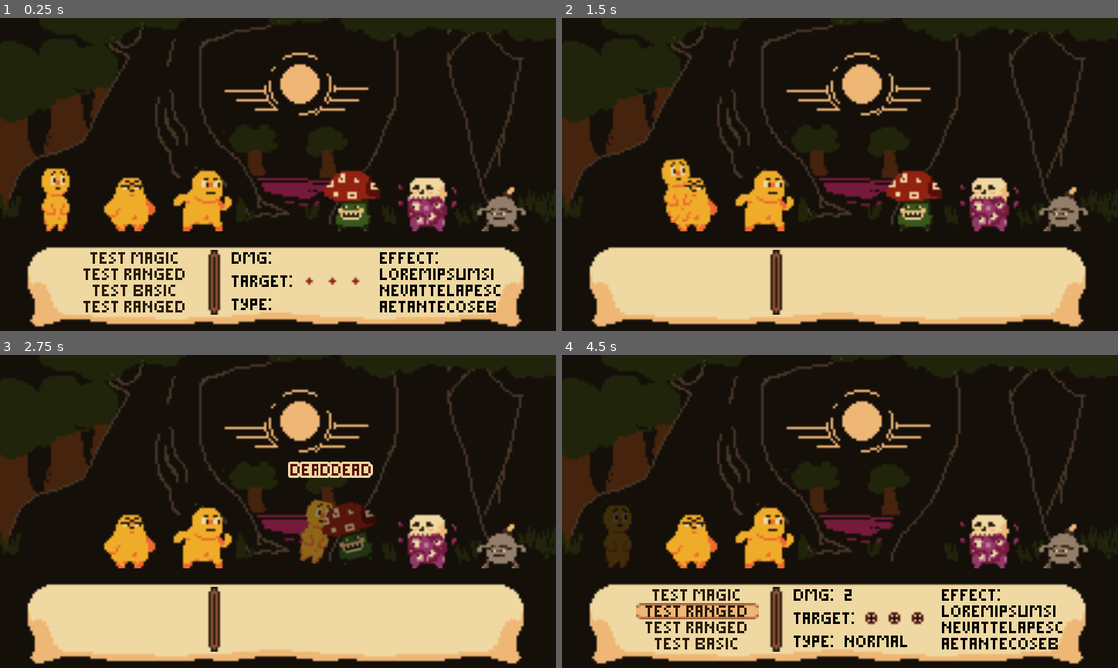
Above: before the commit, frames 1-4 (two rows, left to right).
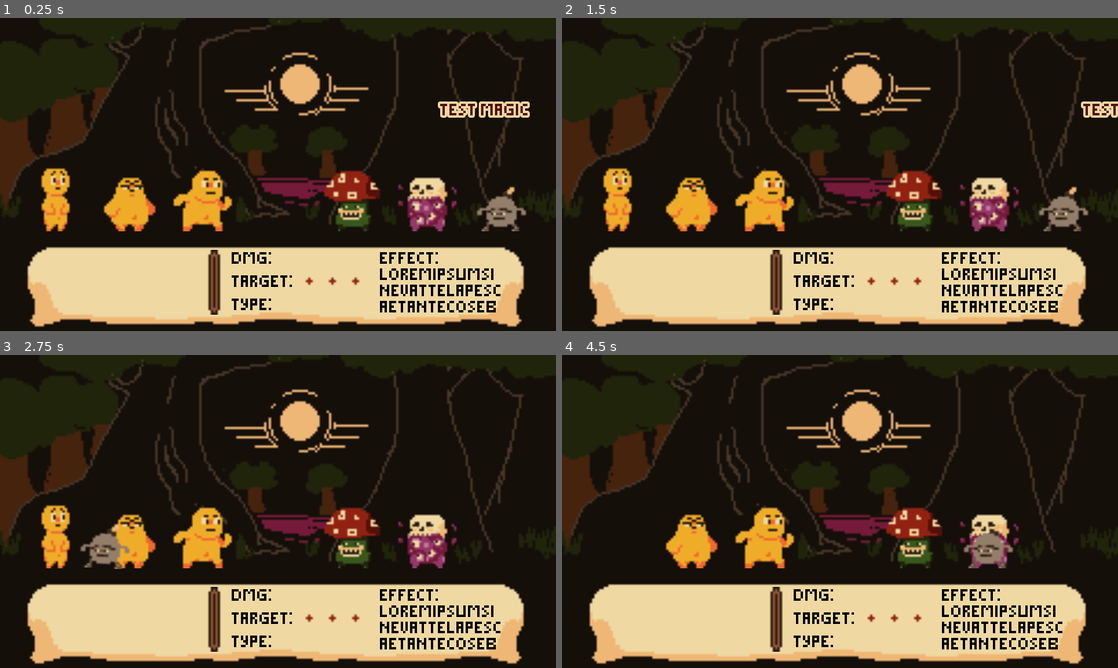
Above: after the commit, the same moments.

Repository: Hairic95/Yolky-RPG
Game: Godot game, scene res://Src/Scenes/BattleScene.tscn
The game is run twice, just before and just after one commit, with the same random seed, the same clock (stepped at 60 frames per second) and the same inputs.
Inputs (mouse positions are in pixels of both pictures, inside the frame that each line leads up to):
- Up to frame 1 (0.25 s): no input
- Up to frame 2 (1.5 s): click (695, 259) at 0.5 s, where only the run before the commit has a clickable "Test Magic"; click (912, 193) at 1.27 s
- Up to frame 3 (2.75 s): click (305, 530) at 2.02 s
- Up to frame 4 (4.5 s): click (878, 530) at 2.77 s; click (695, 611) at 4.25 s, where only the run before the commit has a clickable "Test Ranged"

The runs differ from the first frame. In frame 1, 1.9% of the frame differs, in the area x 15-96%, y 26-95%; in frame 2, 3.6%; in frame 3, 6.8%, in the area x 7-95%, y 34-95%; in frame 4, 5.7%.

Commit message:
added pass action for enemies / made popup generic

Diff:
--- a/Assets/Models/Yolky1Model.tscn
+++ b/Assets/Models/Yolky1Model.tscn
@@ -137,34 +137,34 @@
 "values": [ Color( 1, 1, 1, 1 ), Color( 0, 0, 0, 1 ), Color( 0, 0, 0, 0 ) ]
 }
 
+[sub_resource type="Animation" id=4]
+length = 0.5
+tracks/0/type = "value"
+tracks/0/path = NodePath("Image:rotation_degrees")
+tracks/0/interp = 1
+tracks/0/loop_wrap = true
+tracks/0/imported = false
+tracks/0/enabled = true
+tracks/0/keys = {
+"times": PoolRealArray( 0 ),
+"transitions": PoolRealArray( 1 ),
+"update": 0,
+"values": [ 0.0 ]
+}
+tracks/1/type = "value"
+tracks/1/path = NodePath("Image:position")
+tracks/1/interp = 1
+tracks/1/loop_wrap = true
+tracks/1/imported = false
+tracks/1/enabled = true
+tracks/1/keys = {
+"times": PoolRealArray( 0 ),
+"transitions": PoolRealArray( 1 ),
+"update": 0,
+"values": [ Vector2( 0, 0 ) ]
+}
+
 [sub_resource type="Animation" id=5]
-length = 0.5
-tracks/0/type = "value"
-tracks/0/path = NodePath("Image:rotation_degrees")
-tracks/0/interp = 1
-tracks/0/loop_wrap = true
-tracks/0/imported = false
-tracks/0/enabled = true
-tracks/0/keys = {
-"times": PoolRealArray( 0 ),
-"transitions": PoolRealArray( 1 ),
-"update": 0,
-"values": [ 0.0 ]
-}
-tracks/1/type = "value"
-tracks/1/path = NodePath("Image:position")
-tracks/1/interp = 1
-tracks/1/loop_wrap = true
-tracks/1/imported = false
-tracks/1/enabled = true
-tracks/1/keys = {
-"times": PoolRealArray( 0 ),
-"transitions": PoolRealArray( 1 ),
-"update": 0,
-"values": [ Vector2( 0, 0 ) ]
-}
-
-[sub_resource type="Animation" id=4]
 length = 0.6
 tracks/0/type = "value"
 tracks/0/path = NodePath("Image:rotation_degrees")
@@ -202,5 +202,6 @@
 anims/Attacking = SubResource( 1 )
 anims/Damaged = SubResource( 2 )
 anims/Dying = SubResource( 3 )
-anims/Idle = SubResource( 5 )
-anims/Moving = SubResource( 4 )
+anims/Idle = SubResource( 4 )
+anims/Moving = SubResource( 5 )
+[connection signal="animation_finished" from="Anim" to="." method="_on_Anim_animation_finished"]
--- a/Assets/Models/Yolky2Model.tscn
+++ b/Assets/Models/Yolky2Model.tscn
@@ -199,8 +199,9 @@
 offset = Vector2( 0, -16 )
 
 [node name="Anim" type="AnimationPlayer" parent="."]
-anims/Attacking = SubResource( 4 )
-anims/Damaged = SubResource( 5 )
+anims/Attacking = SubResource( 1 )
+anims/Damaged = SubResource( 2 )
 anims/Dying = SubResource( 3 )
-anims/Idle = SubResource( 6 )
-anims/Moving = SubResource( 7 )
+anims/Idle = SubResource( 4 )
+anims/Moving = SubResource( 5 )
+[connection signal="animation_finished" from="Anim" to="." method="_on_Anim_animation_finished"]
--- a/Assets/Models/Yolky3Model.tscn
+++ b/Assets/Models/Yolky3Model.tscn
@@ -137,34 +137,34 @@
 "values": [ Color( 1, 1, 1, 1 ), Color( 0, 0, 0, 1 ), Color( 0, 0, 0, 0 ) ]
 }
 
+[sub_resource type="Animation" id=4]
+length = 0.6
+tracks/0/type = "value"
+tracks/0/path = NodePath("Image:rotation_degrees")
+tracks/0/interp = 1
+tracks/0/loop_wrap = true
+tracks/0/imported = false
+tracks/0/enabled = true
+tracks/0/keys = {
+"times": PoolRealArray( 0 ),
+"transitions": PoolRealArray( 1 ),
+"update": 0,
+"values": [ 0.0 ]
+}
+tracks/1/type = "value"
+tracks/1/path = NodePath("Image:position")
+tracks/1/interp = 1
+tracks/1/loop_wrap = true
+tracks/1/imported = false
+tracks/1/enabled = true
+tracks/1/keys = {
+"times": PoolRealArray( 0 ),
+"transitions": PoolRealArray( 1 ),
+"update": 0,
+"values": [ Vector2( 0, 0 ) ]
+}
+
 [sub_resource type="Animation" id=5]
-length = 0.6
-tracks/0/type = "value"
-tracks/0/path = NodePath("Image:rotation_degrees")
-tracks/0/interp = 1
-tracks/0/loop_wrap = true
-tracks/0/imported = false
-tracks/0/enabled = true
-tracks/0/keys = {
-"times": PoolRealArray( 0 ),
-"transitions": PoolRealArray( 1 ),
-"update": 0,
-"values": [ 0.0 ]
-}
-tracks/1/type = "value"
-tracks/1/path = NodePath("Image:position")
-tracks/1/interp = 1
-tracks/1/loop_wrap = true
-tracks/1/imported = false
-tracks/1/enabled = true
-tracks/1/keys = {
-"times": PoolRealArray( 0 ),
-"transitions": PoolRealArray( 1 ),
-"update": 0,
-"values": [ Vector2( 0, 0 ) ]
-}
-
-[sub_resource type="Animation" id=4]
 length = 0.6
 tracks/0/type = "value"
 tracks/0/path = NodePath("Image:rotation_degrees")
@@ -202,5 +202,6 @@
 anims/Attacking = SubResource( 1 )
 anims/Damaged = SubResource( 2 )
 anims/Dying = SubResource( 3 )
-anims/Idle = SubResource( 5 )
-anims/Moving = SubResource( 4 )
+anims/Idle = SubResource( 4 )
+anims/Moving = SubResource( 5 )
+[connection signal="animation_finished" from="Anim" to="." method="_on_Anim_animation_finished"]
--- a/Data/Actions.json
+++ b/Data/Actions.json
@@ -2,6 +2,7 @@
 	"test" :
 	{
 		"name" : "Test Basic",
+		"action_type" : "attack",
 		"damage" : 2,
 		"target" : ["#", "#", "."],
 		"type" : "Normal",
@@ -10,6 +11,7 @@
 	"test_ranged" :
 	{
 		"name" : "Test Ranged",
+		"action_type" : "attack",
 		"damage" : 2,
 		"target" : [".", "#", "#"],
 		"type" : "Normal",
@@ -18,9 +20,19 @@
 	"test_magic" :
 	{
 		"name" : "Test Magic",
+		"action_type" : "attack",
 		"damage" : 10,
 		"target" : ["#", "#", "#"],
 		"type" : "Magic",
 		"effects" : [],
 	},
+	"front_attack" :
+	{
+		"name" : "Front Attack",
+		"action_type" : "attack",
+		"damage" : 100,
+		"target" : ["#", ".", "."],
+		"type" : "Normal",
+		"effects" : [],
+	},
 }
--- a/Data/characters.json
+++ b/Data/characters.json
@@ -56,15 +56,15 @@
 		{
 			"attack" : 1,
 			"maxhp" : 10,
-			"speed" : 5
+			"speed" : 6
 		},
 		"model" : "ShruumoModel",
 		"actions" :
 		[
-			"test",
-			"test",
-			"test",
-			"test_magic"
+			"front_attack",
+			"front_attack",
+			"front_attack",
+			"front_attack"
 		]
 	},
 	"wisperina" :
@@ -73,15 +73,15 @@
 		{
 			"attack" : 1,
 			"maxhp" : 10,
-			"speed" : 5
+			"speed" : 6
 		},
 		"model" : "WisperinaModel",
 		"actions" :
 		[
-			"test",
-			"test",
-			"test_magic",
-			"test"
+			"front_attack",
+			"front_attack",
+			"front_attack",
+			"front_attack"
 		]
 	},
 	"bomborolo" :
@@ -90,14 +90,14 @@
 		{
 			"attack" : 1,
 			"maxhp" : 10,
-			"speed" : 5
+			"speed" : 7
 		},
 		"model" : "BomboroloModel",
 		"actions" :
 		[
-			"test",
-			"test",
-			"test",
+			"test_magic",
+			"test_magic",
+			"test_magic",
 			"test_magic"
 		]
 	},
--- a/Src/Autoloads/BattleTurnHandler.gd
+++ b/Src/Autoloads/BattleTurnHandler.gd
@@ -10,5 +10,6 @@
 signal combatant_died(combatant)
 
 signal create_popup_at(type, text, start_pos)
+signal action_popup_ended()
 
 signal battle_ended(win_result)
--- a/Src/Entities/Action.gd
+++ b/Src/Entities/Action.gd
@@ -2,6 +2,7 @@
 class_name Action
 
 var action_name : String = ""
+var action_type : String = ""
 var damage : int = 0
 var target : Array = []
 var type : String = ""
@@ -19,3 +20,5 @@
 		type = dict_data.type
 	if dict_data.has("effects"):
 		effects = dict_data.effects
+	if dict_data.has("action_type"):
+		action_type = dict_data.action_type
--- a/Src/Entities/Combatant.gd
+++ b/Src/Entities/Combatant.gd
@@ -158,7 +158,16 @@
 		if action_selected.target[target.row_position - 1] == "#" and target.player_owner == "player":
 			choosable_targets.append(target)
 
+	if choosable_targets.size() == 0:
+		pass_turn()
+		return
+
 	var actual_targets = []
 	actual_targets.append(choosable_targets[randi()%choosable_targets.size()])
 
 	BattleTurnHandler.emit_signal("ai_chooses_action_and_combatant", self, action_selected, actual_targets)
+
+
+func pass_turn():
+	var pass_action = Action.new({"action_type" : "pass"})
+	BattleTurnHandler.emit_signal("ai_chooses_action_and_combatant", self, pass_action, [])
--- a/Src/Scenes/BattleScene.gd
+++ b/Src/Scenes/BattleScene.gd
@@ -23,8 +23,8 @@
 	DataHandler.open_actions()
 
 	test()
+
 	start_turn()
-
 
 	DataHandler.close_characters()
 	DataHandler.close_actions()
@@ -70,18 +70,20 @@
 
 func new_combatant_round():
 
-	check_victory_condition()
+	if check_victory_condition():
+		return
 
 	if turn_queue.size() == 0:
 		start_turn()
 		return
 
+	turn_queue.sort_custom(self, "order_combatants")
 	current_combatant = turn_queue.pop_front()
 
+	for entity in $Combatants/Entities.get_children():
+		entity.disable_button(true)
+
 	if current_combatant.player_owner == "enemy":
-
-		# TODO Implement enemy logic and action selectio
-
 		current_combatant.act($Combatants/Entities.get_children())
 	else:
 		$Menu/MenuHBox/MoveDetails.show()
@@ -118,9 +120,12 @@
 
 	if !is_player_remaining:
 		BattleTurnHandler.emit_signal("battle_ended", false)
+		return true
 	if !is_enemy_remaining:
 		BattleTurnHandler.emit_signal("battle_ended", true)
-
+		return true
+
+	return false
 
 # Current Action
 
@@ -169,13 +174,31 @@
 # Call this to execute the action
 func start_action(attacker : Combatant, action_to_execute : Action, targets : Array):
 
-	for target in targets:
-		target.get_hurt(selected_action.damage)
-
-	if targets.size() > 0:
-		current_combatant.attack_to_position(targets[0].position)
-
-	target_combatants = targets
+	match(action_to_execute.action_type):
+		"attack":
+			for target in targets:
+				target.get_hurt(action_to_execute.damage)
+
+
+			if (attacker.player_owner == "enemy"):
+				var new_popup = popup_reference.instance()
+				new_popup.position = Vector2(260, 40)
+				new_popup.set_popup(action_to_execute.action_name, "LeftRightPopup")
+				$Writings.add_child(new_popup)
+				yield(new_popup.get_node("Anim"), "animation_finished")
+			if targets.size() > 0:
+				current_combatant.attack_to_position(targets[0].position)
+			target_combatants = targets
+		"pass":
+			var new_popup = popup_reference.instance()
+			new_popup.position = attacker.position + Vector2(0, -32)
+			new_popup.set_popup("Pass", "UpDownPopup")
+			$Writings.add_child(new_popup)
+			yield(new_popup.get_node("Anim"), "animation_finished")
+			new_combatant_round()
+
+
+
 
 func combat_animation_ended():
 
@@ -211,18 +234,18 @@
 
 	$Menu/MenuHBox/MoveDetails/TypeIndicator/TypeValue.text = ""
 
-var combatant_popup_reference = load("res://Src/UIComponents/CombatantPopup.tscn")
+var popup_reference = load("res://Src/UIComponents/Popup.tscn")
 
 func create_combatant_popup_at(type, text, start_pos):
-	var new_combatant_popup = combatant_popup_reference.instance()
+	var new_combatant_popup = popup_reference.instance()
 	new_combatant_popup.position = start_pos
-	new_combatant_popup.set_text(text)
-	$Popups.add_child(new_combatant_popup)
+	new_combatant_popup.set_popup(text, "UpDownPopup")
+	$Writings.add_child(new_combatant_popup)
 
 # true is victory
 func show_result(value : bool):
 	if value:
-		$BattleResult.text = "You win the fight!"
+		$Writings/BattleResult.text = "You win the fight!"
 	else:
-		$BattleResult.text = "You lose..."
-	$BattleResult.visible = true
+		$Writings/BattleResult.text = "You lose..."
+	$Writings/BattleResult.visible = true
--- a/Src/Scenes/BattleScene.tscn
+++ b/Src/Scenes/BattleScene.tscn
@@ -197,9 +197,9 @@
 margin_bottom = 28.0
 rect_min_size = Vector2( 54, 0 )
 
-[node name="Popups" type="Node2D" parent="."]
-
-[node name="BattleResult" type="Label" parent="."]
+[node name="Writings" type="Node2D" parent="."]
+
+[node name="BattleResult" type="Label" parent="Writings"]
 visible = false
 margin_left = 64.0
 margin_top = 8.0
--- a/Src/UIComponents/CombatantPopup.gd
+++ /dev/null
@@ -1,10 +0,0 @@
-extends Node2D
-
-func _ready():
-	$Anim.play("Popup")
-
-func set_text(value):
-	$Text.text = value
-
-func _on_Anim_animation_finished(anim_name):
-	queue_free()
--- /dev/null
+++ b/Src/UIComponents/Popup.gd
@@ -0,0 +1,12 @@
+extends Node2D
+
+var type = "damage"
+
+func set_popup(text : String, anim_name : String, type : String = ""):
+	$Text.text = text
+	$Anim.play(anim_name)
+	if type != "":
+		self.type = type
+
+func _on_Anim_animation_finished(anim_name):
+	queue_free()
--- a/Src/UIComponents/CombatantPopup.tscn
+++ b/Src/UIComponents/Popup.tscn
@@ -1,7 +1,7 @@
-[gd_scene load_steps=5 format=2]
+[gd_scene load_steps=6 format=2]
 
 [ext_resource path="res://Assets/Fonts/lazypixie.ttf" type="DynamicFontData" id=1]
-[ext_resource path="res://Src/UIComponents/CombatantPopup.gd" type="Script" id=2]
+[ext_resource path="res://Src/UIComponents/Popup.gd" type="Script" id=2]
 
 [sub_resource type="DynamicFont" id=1]
 size = 5
@@ -9,8 +9,24 @@
 outline_color = Color( 0.937255, 0.847059, 0.631373, 1 )
 font_data = ExtResource( 1 )
 
+[sub_resource type="Animation" id=3]
+resource_name = "LeftRightPopup"
+length = 1.6
+tracks/0/type = "value"
+tracks/0/path = NodePath("Text:rect_position")
+tracks/0/interp = 1
+tracks/0/loop_wrap = true
+tracks/0/imported = false
+tracks/0/enabled = true
+tracks/0/keys = {
+"times": PoolRealArray( 0, 0.3, 1.2, 1.6 ),
+"transitions": PoolRealArray( 1, 1, 1, 1 ),
+"update": 0,
+"values": [ Vector2( -20, -8 ), Vector2( -80, -8 ), Vector2( -80, -8 ), Vector2( -20, -8 ) ]
+}
+
 [sub_resource type="Animation" id=2]
-resource_name = "Popup"
+resource_name = "UpDownPopup"
 length = 0.8
 tracks/0/type = "value"
 tracks/0/path = NodePath("Text:rect_position")
@@ -25,7 +41,7 @@
 "values": [ Vector2( -20, -8 ), Vector2( -20, -20 ), Vector2( -20, -8 ) ]
 }
 
-[node name="CombatantPopup" type="Node2D"]
+[node name="Popup" type="Node2D"]
 script = ExtResource( 2 )
 
 [node name="Text" type="Label" parent="."]
@@ -43,5 +59,6 @@
 }
 
 [node name="Anim" type="AnimationPlayer" parent="."]
-anims/Popup = SubResource( 2 )
+anims/LeftRightPopup = SubResource( 3 )
+anims/UpDownPopup = SubResource( 2 )
 [connection signal="animation_finished" from="Anim" to="." method="_on_Anim_animation_finished"]
Not shown: 4 places in Assets/Models/Yolky2Model.tscn that only renumber resources
